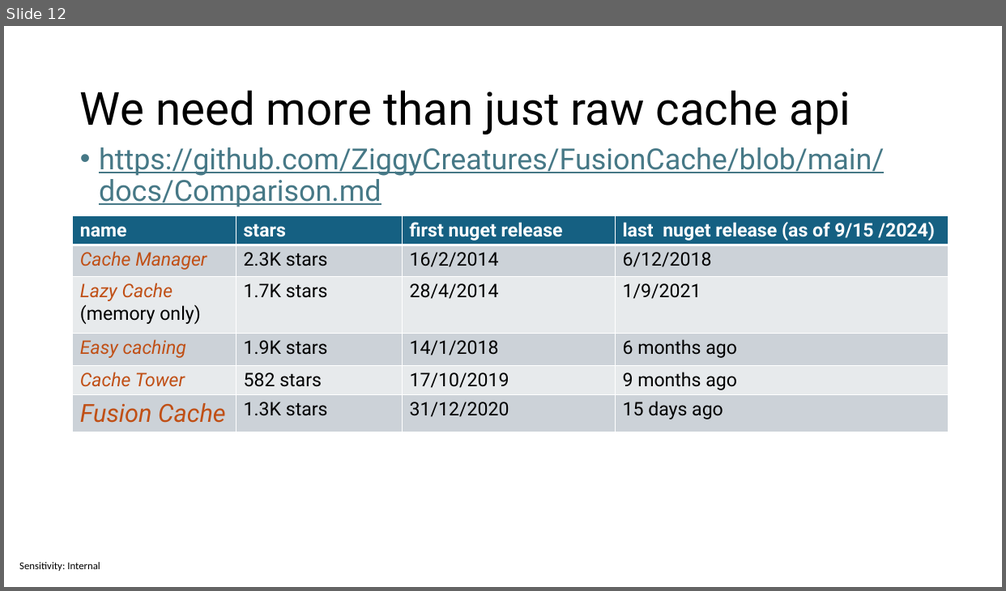
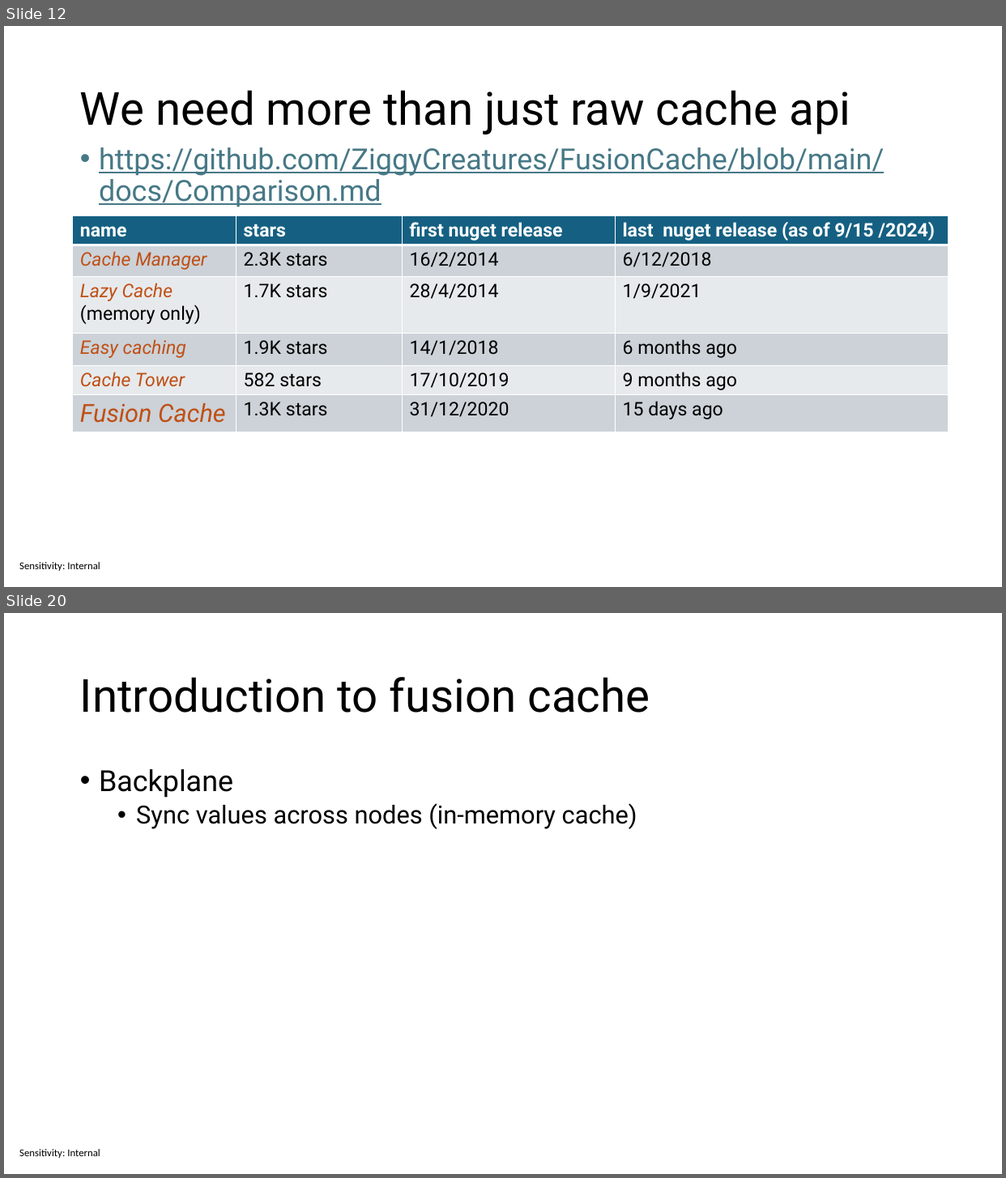
Before and after one commit to sabbadino/cache-like-a-pro-fusion-cache, a slide deck: cache-like-a-pro.pptx. Shown one above the other, each under a label of ours: slide 12 before the commit, slides 12 and 20 after it; the slides between them are not shown. The pictures are 1006x591 and 1006x1178 pixels, drawn with LibreOffice and Linux fonts; fonts in the diff are those of the drawing. Boxes give left, top, right and bottom in pixels: in the first picture for what was removed or moved away, otherwise in the second. Text is boxed around its words. In the diff, an @@ line names an element or a change of style, - is before the commit and + after.

```diff
--- a/cache-like-a-pro.pptx
+++ b/cache-like-a-pro.pptx
@@ slide 20 added at <box>4,613,1002,1174</box>, background #FFFFFF; not listed: 1 template element that a slide beside it also shows @@
@@ title added at <box>80,677,650,713</box>, 44 pt, text #000000 @@
+Introduction to fusion cache
@@ text added at <box>99,769,637,829</box>, 24 pt, text #000000 @@
+• Backplane
+  • Sync values across nodes (in-memory cache)
```
Also in this commit, not shown: 3 slides changed, 6 other slides added, 1 slide removed, 4 other files.
